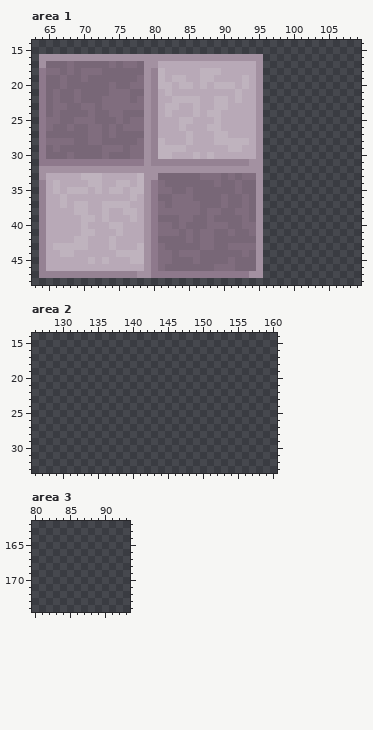
Pixel-art file -- Artwork/TileSets/TileMaps/Stone.ase. Above is the file before it was changed.
320x320 pixels, 1 frame. Colours within 5 levels of each other are drawn and written as one. Shown: area 1: x 63..109, y 14..48; area 2: x 126..160, y 14..33; area 3: x 80..93, y 162..174. The commit also changed other parts of the picture, which this record leaves out.
Once edited:
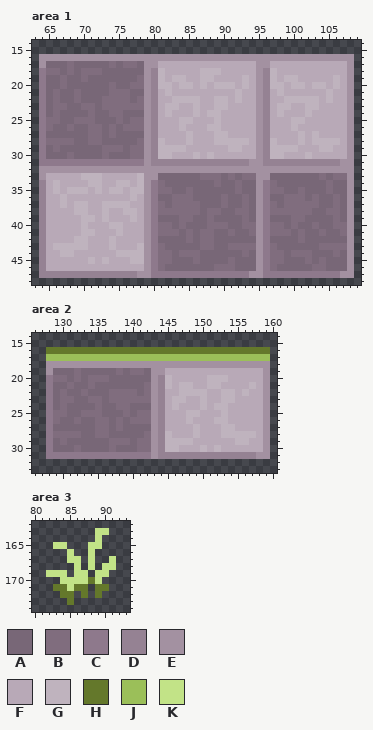
Palette (. is transparent): A #786777  B #806d7e  C #8e798c  D #958293  E #a391a1  F #b8a9b7  G #bfb3be  H #64782b  J #9bbf59  K #c2e387
Changes in this commit:
Area 1, layer "Layer 1":
y 16: x 96..108 ............. -> EEEEEEEEEEEEE
y 17: x 96..108 ............. -> EFFFFFFFFFFFE
y 18: x 96..108 ............. -> DGFFFFFFFFFFE
y 19: x 96..108 ............. -> DGFGGFFFFFGFE
y 20: x 96..108 ............. -> DGGFGGFGGFGFE
y 21: x 96..108 ............. -> DFGFFFFFFGFFE
y 22: x 96..108 ............. -> DFFGGGGGFGFFE
y 23: x 96..108 ............. -> DFGGFFGGFFFFE
y 24: x 96..108 ............. -> DFGFFFGFFFFFE
y 25: x 96..108 ............. -> DFFFGGFFFFFFE
y 26: x 96..108 ............. -> DFFFGFFFFFFFE
y 27: x 96..108 ............. -> DFFFFGFGFFFFE
y 28: x 96..108 ............. -> DGFFFGFGGGGFE
y 29: x 96..108 ............. -> DGGGGFFFGGFFE
y 30: x 96..108 ............. -> DGGFFFGFFFFFE
y 31: x 96..108 ............. -> DDDDDDDDDDDEE
y 32: x 96..108 ............. -> EEEEEEEEEEEEE
y 33: x 96..108 ............. -> EAAAAAAABABBE
y 34: x 96..108 ............. -> CBAAAAAAABAAE
y 35: x 96..108 ............. -> CBBAABAAABAAE
y 36: x 96..108 ............. -> CAABBBABAABAE
y 37: x 96..108 ............. -> CBABBBBBAABAE
y 38: x 96..108 ............. -> CBBBBBBAABBAE
y 39: x 96..108 ............. -> CAAABBAAAABAE
y 40: x 96..108 ............. -> CBBABAABAABBE
y 41: x 96..108 ............. -> CBBBABAABAABE
y 42: x 96..108 ............. -> CAAAABAAAAAAE
y 43: x 96..108 ............. -> CBAAAAAABBBBE
y 44: x 96..108 ............. -> CBBABBBAAABAE
y 45: x 96..108 ............. -> CBBAAABABAAAE
y 46: x 96..108 ............. -> CBAAAAABBAAAE
y 47: x 96..108 ............. -> CCCCCCCCCCCEE
Area 2, layer "Layer 1":
y 16: x 128..159 ................................ -> HHHHHHHHHHHHHHHHHHHHHHHHHHHHHHHH
y 17: x 128..159 ................................ -> JJJJJJJJJJJJJJJJJJJJJJJJJJJJJJJJ
y 18: x 128..159 ................................ -> EEEEEEEEEEEEEEEEEEEEEEEEEEEEEEEE
y 19: x 128..159 ................................ -> EAAABAAAAABABBAEEFFFFFFFFFFFFFFE
y 20: x 128..159 ................................ -> CBBABABBBAAAAAAEDGFFFFFGGGFFFFFE
y 21: x 128..159 ................................ -> CAABAABAAAAAAABEDGFGGFFGGFFFFGFE
y 22: x 128..159 ................................ -> CABAABAAABBBBABEDFFGGGGFFGGFGFFE
y 23: x 128..159 ................................ -> CABBAABBABBBBBBEDFGGFFGFFGGFFFFE
y 24: x 128..159 ................................ -> CABAAAABAABBAAAEDFGFFFGFGGFFFFFE
y 25: x 128..159 ................................ -> CBBAABBBAAABABBEDFFFGGFFFGFFFFFE
y 26: x 128..159 ................................ -> CBAABAABBABABBBEDFFFGFFFGGFFFFFE
y 27: x 128..159 ................................ -> CAAAAAABBABAAAAEDFFFFGFFFGGFFFFE
y 28: x 128..159 ................................ -> CBBBBAABBAAAAABEDGFFFGFFFGGGGGFE
y 29: x 128..159 ................................ -> CABAAAAAABBBABBEDGGGGFFFFFFGGFFE
y 30: x 128..159 ................................ -> CAAABAAAABAAABBEDGGFFFGFGFFFFFFE
y 31: x 128..159 ................................ -> CCCCCCCCCCCCCCCEDDDDDDDDDDDDDDEE
Area 3, layer "Layer 1":
y 163: x 89..90 .. -> KK
y 164: x 89 . -> K
y 165: x 83..84 .. -> KK; x 88..89 .. -> KK
y 166: x 85 . -> K; x 88 . -> K
y 167: x 85..86 .. -> KK; x 88 . -> K; x 91 . -> K
y 168: x 86 . -> K; x 88 . -> K; x 90..91 .. -> KK
y 169: x 82..84 ... -> KKK; x 86..87 .. -> KK; x 89..90 .. -> KK
y 170: x 84..89 ...... -> KKKKHK
y 171: x 83..87 ..... -> HHKHH; x 89..90 .. -> HH
y 172: x 84..85 .. -> HH; x 87 . -> H; x 89 . -> H
y 173: x 85 . -> H
Pixel boxes of the changes (left, top, right, bottom) in both pictures:
added: (263, 54, 354, 278)
added: (46, 347, 270, 459)
added: (46, 528, 116, 605)
